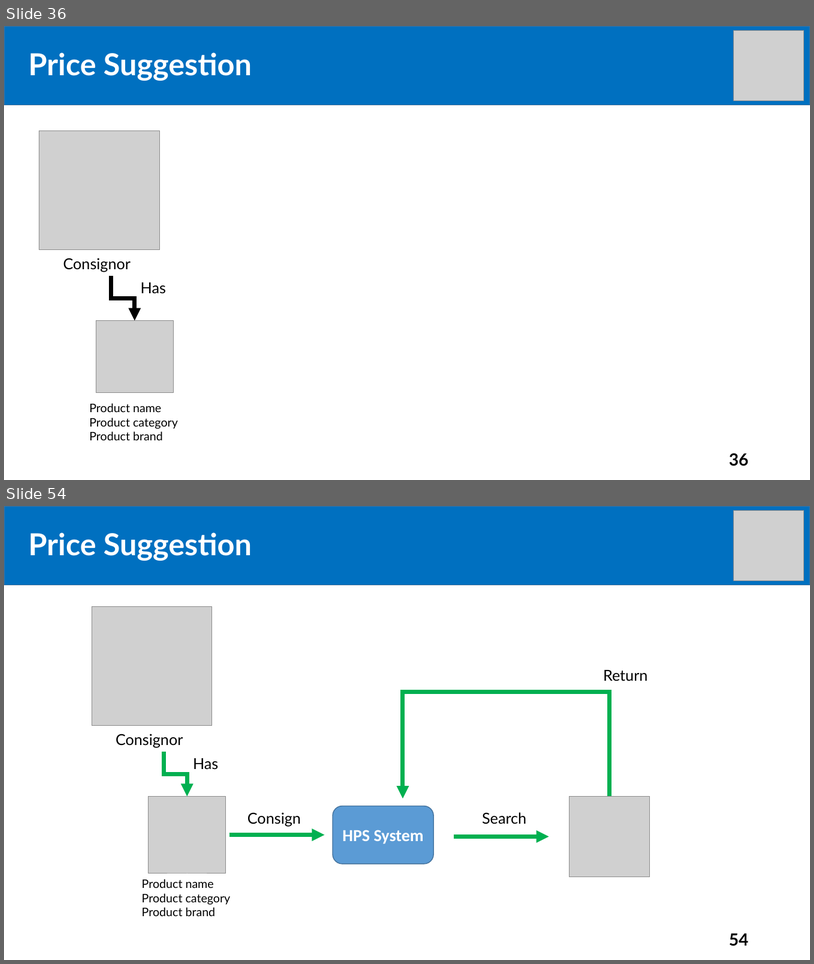
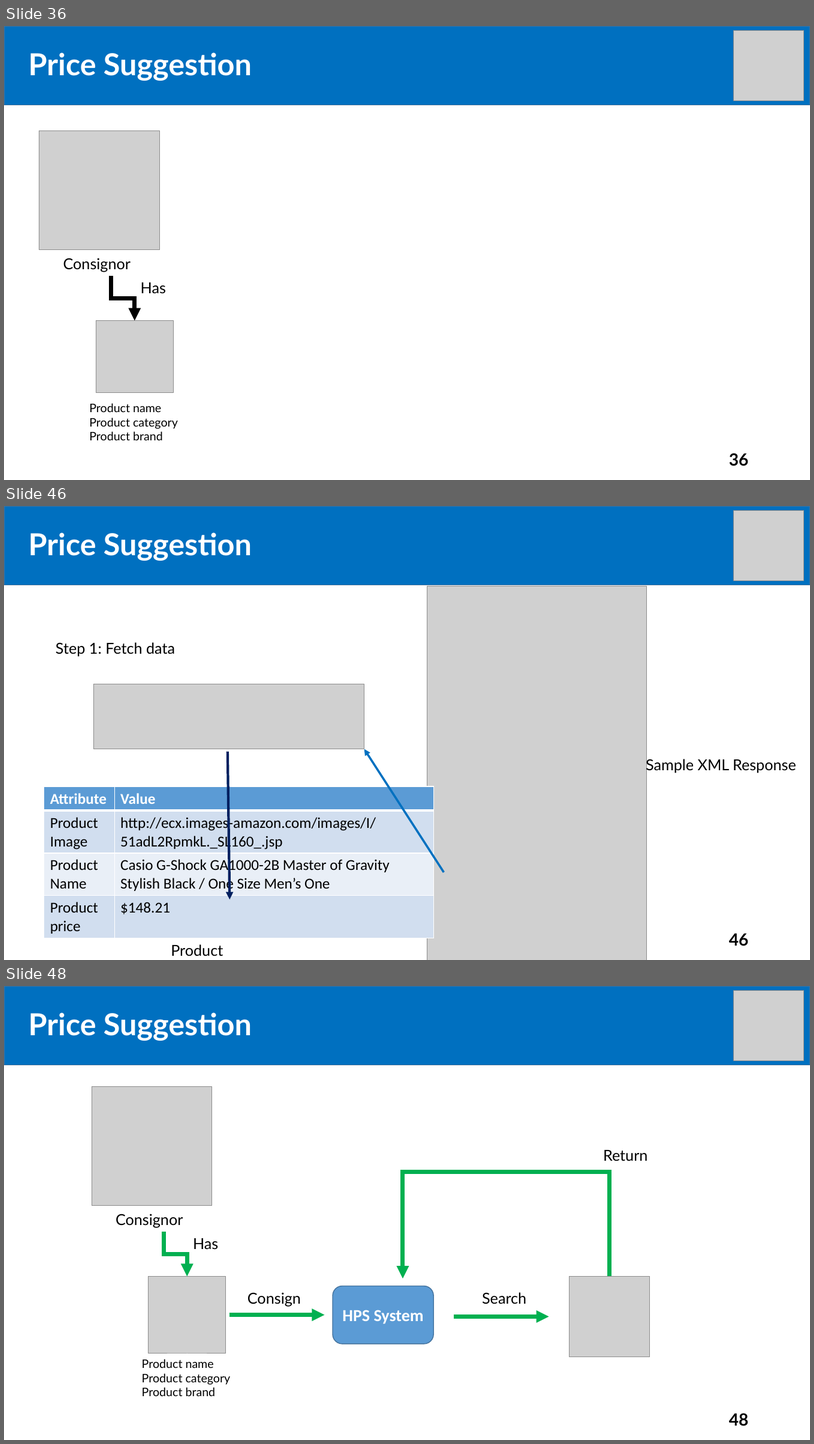
Before and after one commit to tiendan3108/CP, a slide deck: Source/Presentation/PreFinalPresentation.pptx. Shown one above the other, each under a label of ours: slides 36 and 54 before the commit, slides 36, 46 and 48 after it; the slides between them are not shown. The pictures are 814x964 and 814x1444 pixels, drawn with LibreOffice and Linux fonts; fonts in the diff are those of the drawing; grey boxes stand for pictures. Boxes give left, top, right and bottom in pixels: in the first picture for what was removed or moved away, otherwise in the second. Text is boxed around its words. In the diff, an @@ line names an element or a change of style, - is before the commit and + after.

```diff
--- a/Source/Presentation/PreFinalPresentation.pptx
+++ b/Source/Presentation/PreFinalPresentation.pptx
@@ slide 46 added at [4, 506, 810, 960], background #FFFFFF @@
@@ rectangle added at [4, 506, 810, 585], fill #0070C0, outline #43739E 1 pt @@
@@ picture added at [734, 510, 804, 580] @@
@@ text added at [29, 532, 252, 561], 36 pt, text #FFFFFF, bold @@
+Price Suggestion
@@ title added at [50, 538, 174, 561], 44 pt, text #FFFFFF, bold @@
+Outline
@@ picture added at [428, 586, 647, 960] @@
@@ text added at [56, 642, 175, 656], 18 pt, text #000000 @@
+Step 1: Fetch data
@@ picture added at [93, 684, 365, 748] @@
@@ arrow added from (228, 751) to (230, 899), #002060 3 pt @@
@@ arrow added from (444, 872) to (365, 749), #0070C0 2.5 pt @@
@@ text added at [646, 757, 797, 773], 18 pt, text #000000 @@
+Sample XML Response
@@ table added at [44, 786, 435, 937], 4 rows, 2 columns @@
+Attribute | Value
+Product Image | http://ecx.images-amazon.com/images/I/51adL2RpmkL._SL160_.jsp
+Product Name | Casio G-Shock GA1000-2B Master of Gravity Stylish Black / One Size Men’s One
+Product price | $148.21
@@ page number added at [729, 933, 749, 946], 20 pt, text #000000, bold @@
+46
@@ text added at [171, 944, 223, 956], 18 pt, text #000000 @@
+Product
@@ what was slide 54 is now slide 48 @@
@@ page number at [729, 1413, 749, 1426]: text changed @@
-54
+48
```
Also in this commit, not shown: 5 slides changed, 5 other slides added, 12 slides removed.
